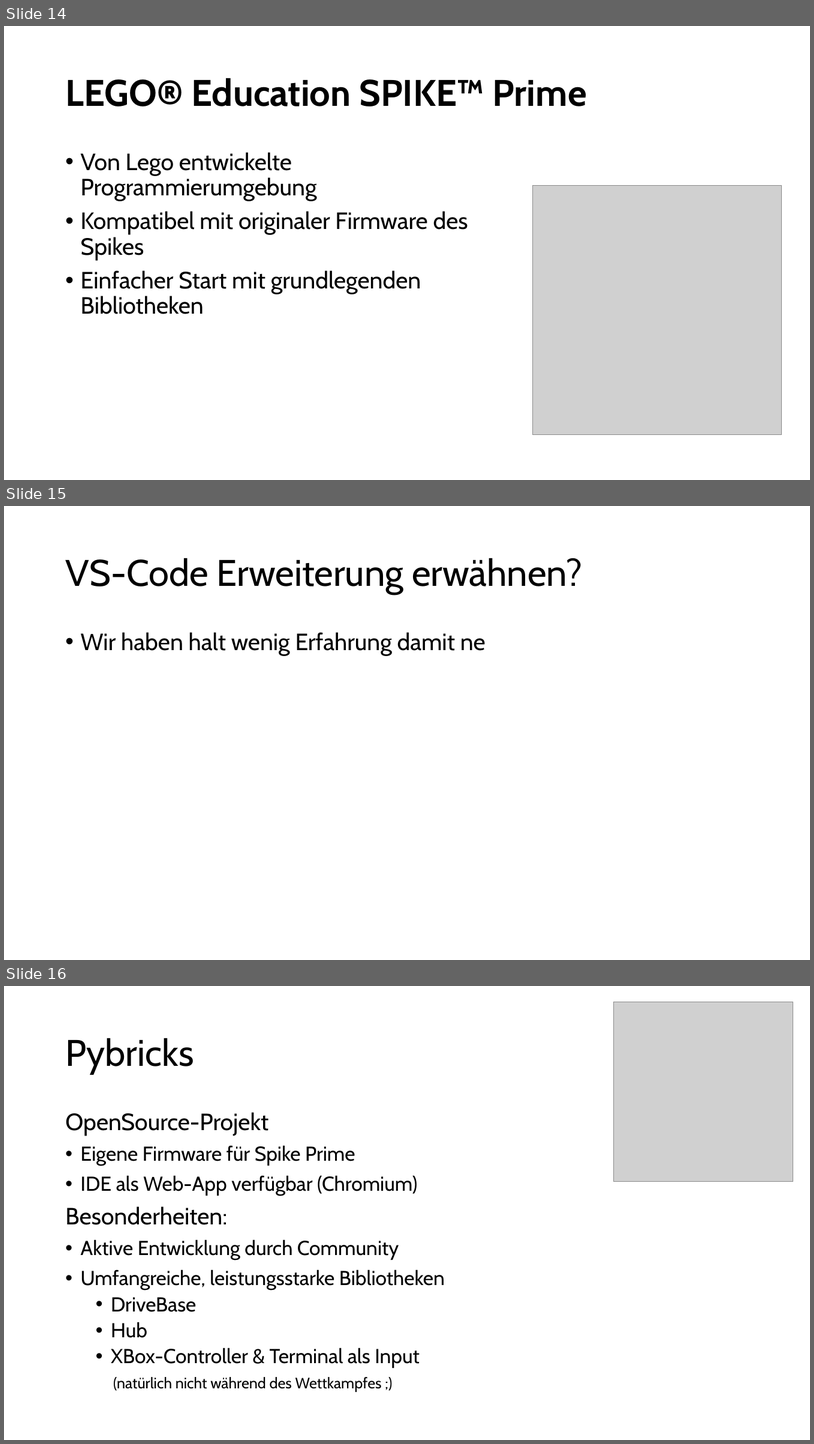
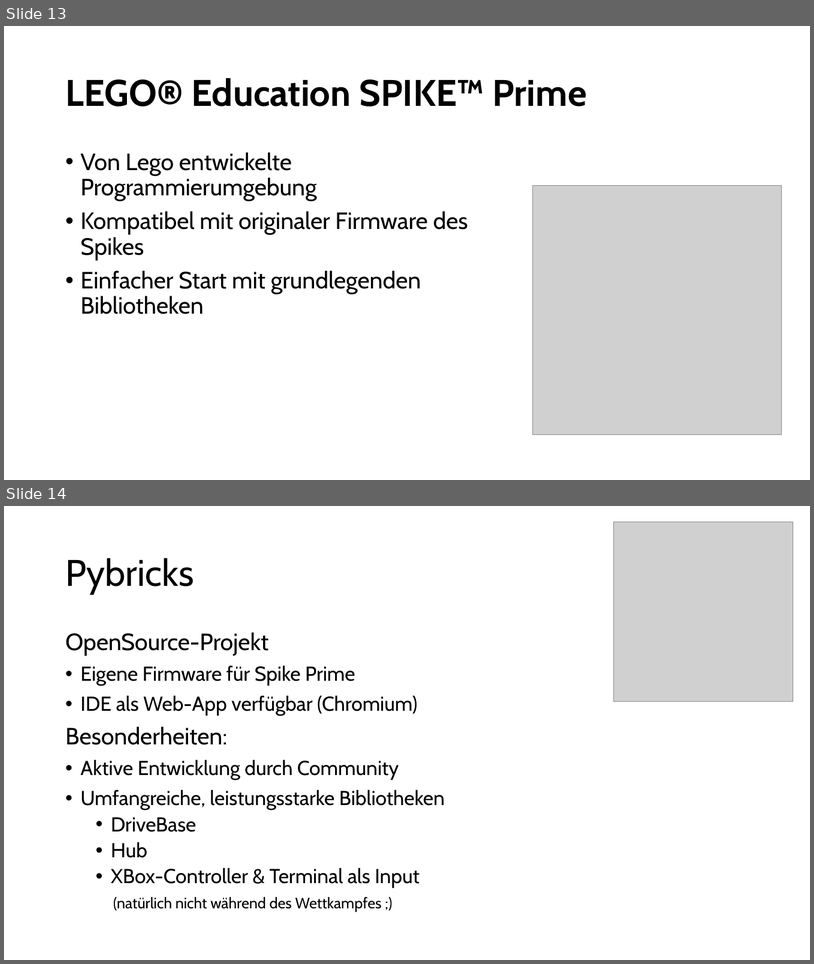
Before and after one commit to Mac-Lego-RMS/HoT_Meetup_2024, a slide deck: HoT-Meetup_2024_Pybricks.pptx. Shown one above the other, each under a label of ours: slides 14, 15 and 16 before the commit, slides 13 and 14 after it. The pictures are 814x1444 and 814x964 pixels, drawn with LibreOffice and Linux fonts; fonts in the diff are those of the drawing; grey boxes stand for pictures. Boxes give left, top, right and bottom in pixels: in the first picture for what was removed or moved away, otherwise in the second. Text is boxed around its words. In the diff, an @@ line names an element or a change of style, - is before the commit and + after.

```diff
--- a/HoT-Meetup_2024_Pybricks.pptx
+++ b/HoT-Meetup_2024_Pybricks.pptx
@@ slide 15 removed at [4, 506, 810, 960], background #FFFFFF @@
@@ title removed at [65, 558, 582, 594] @@
-VS-Code Erweiterung erwähnen?
@@ text removed at [81, 632, 486, 655] @@
-• Wir haben halt wenig Erfahrung damit ne
@@ what was slide 14 is now slide 13 @@
@@ what was slide 16 is now slide 14 @@
```
Also in this commit, not shown: 9 slides changed, 2 slides added, 2 other slides removed.
